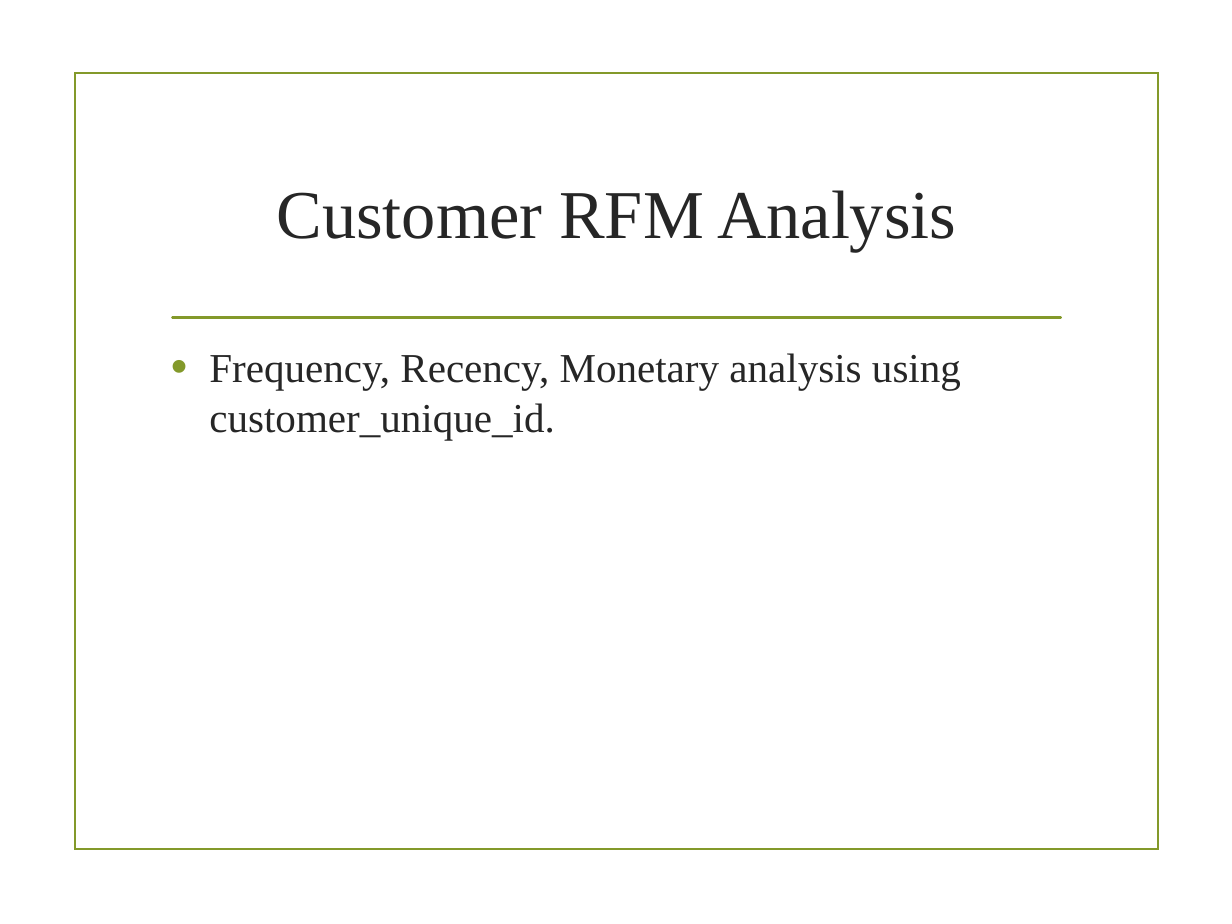
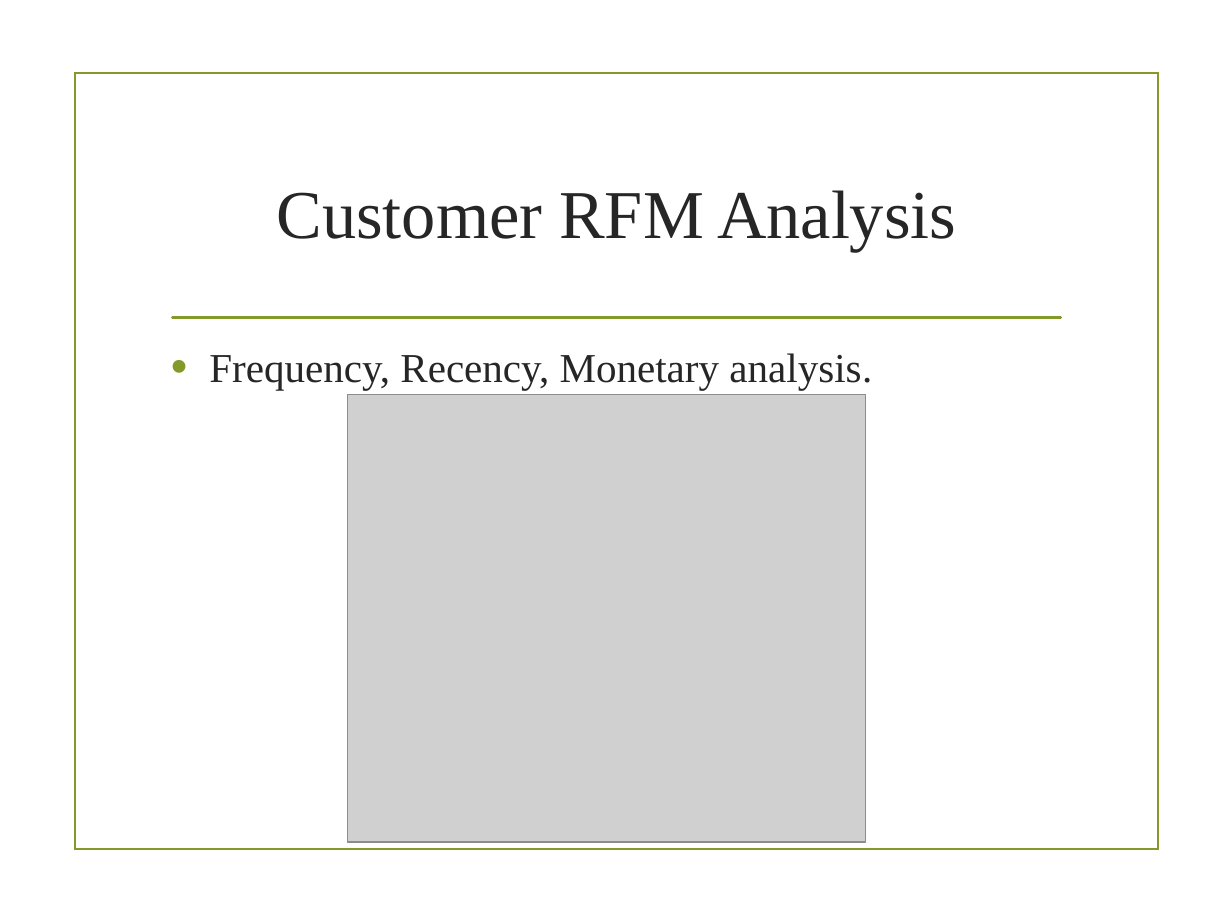
Before and after one commit to weihg27/ecommerce-project, a slide deck: slide 8 of slices/Olist_Ecommerce_Project_Presentation.pptx. Drawn at 1232x924 pixels with LibreOffice and Linux fonts; fonts in the diff are those of the drawing; grey boxes stand for pictures; background and template pictures are left out. Boxes give left, top, right and bottom in pixels: in the first picture for what was removed or moved away, otherwise in the second. Text is boxed around its words. In the diff, an @@ line names an element or a change of style, - is before the commit and + after.

Commit message:
update ppt

```diff
--- a/slices/Olist_Ecommerce_Project_Presentation.pptx
+++ b/slices/Olist_Ecommerce_Project_Presentation.pptx
@@ text at bbox=[209, 353, 872, 390]: text changed @@
-• Frequency, Recency, Monetary analysis using customer_unique_id.
+• Frequency, Recency, Monetary analysis.
@@ picture added at bbox=[347, 394, 866, 841] @@
```
Also in this commit, not shown: 4 other slides changed, 2 other files.
